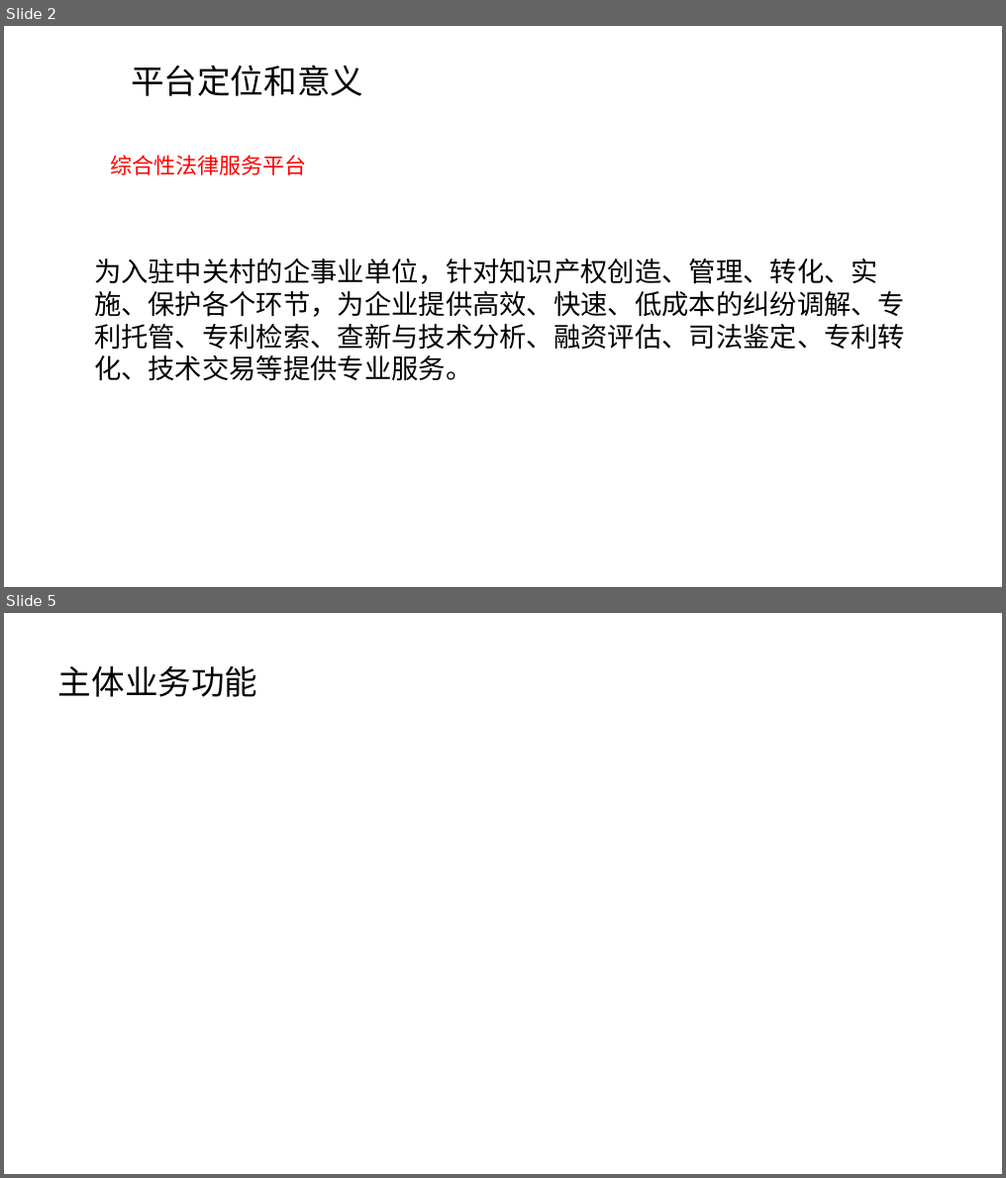
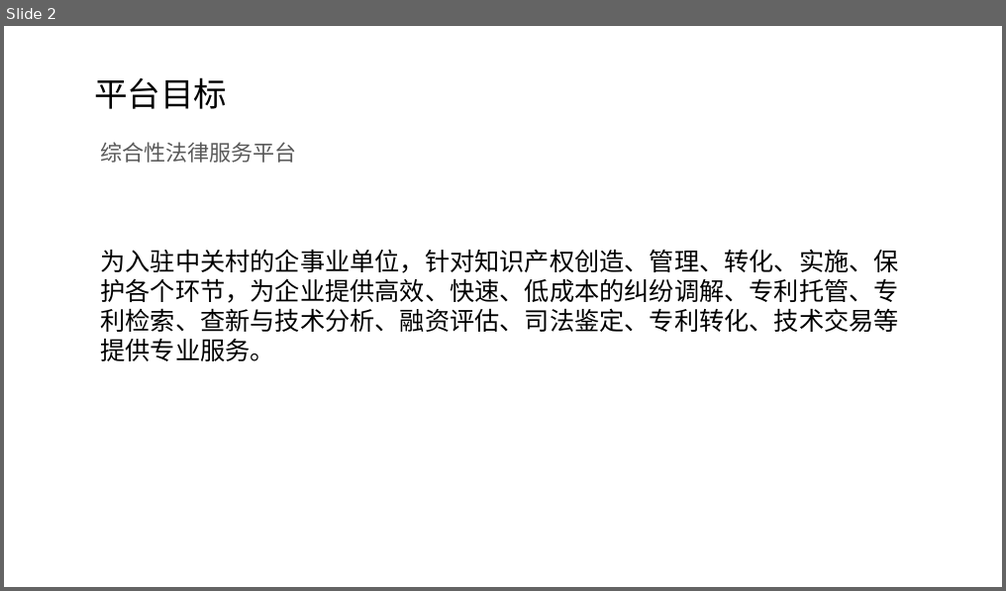
Before and after one commit to petite-chen/data, a slide deck: 资料/1.海知平台介绍.ppt. Shown one above the other, each under a label of ours: slides 2 and 5 before the commit, slide 2 after it; the slides between them are not shown. The pictures are 1006x1178 and 1006x591 pixels, drawn with LibreOffice and Linux fonts; fonts in the diff are those of the drawing. Boxes give left, top, right and bottom in pixels: in the first picture for what was removed or moved away, otherwise in the second. Text is boxed around its words. In the diff, an @@ line names an element or a change of style, - is before the commit and + after.

```diff
--- a/资料/1.海知平台介绍.ppt
+++ b/资料/1.海知平台介绍.ppt
@@ slide 5 removed at (x1=4, y1=613, x2=1002, y2=1174), background #FFFFFF @@
@@ text removed at (x1=58, y1=666, x2=258, y2=697) @@
-主体业务功能
@@ slide 2 changed as well @@
@@ text at (x1=94, y1=77, x2=227, y2=109): text changed @@
-平台定位和意义
+平台目标
@@ text "综合性法律服务平台" moved from (x1=111, y1=155, x2=307, y2=175) to (x1=101, y1=142, x2=297, y2=163) @@
@@ text "综合性法律服务平台" at (x1=101, y1=142, x2=297, y2=163): text colour #FF0000 to #595959 @@
@@ text "为入驻中关村的企事业单位，针对知识产权创造、管理、转化、实施、保护各个环节，为企业提供高效、快速、低成本的纠纷调解、专利 ..." moved from (x1=94, y1=259, x2=905, y2=381) to (x1=101, y1=249, x2=899, y2=362) @@
@@ text "为入驻中关村的企事业单位，针对知识产权创造、管理、转化、实施、保护各个环节，为企业提供高效、快速、低成本的纠纷调解、专利 ..." at (x1=101, y1=249, x2=899, y2=362): size 26 to 24 pt, font Arial to Noto Sans CJK SC @@
```
Also in this commit, not shown: 1 other slide changed, 9 slides added, 4 other slides removed, 4 other files.
